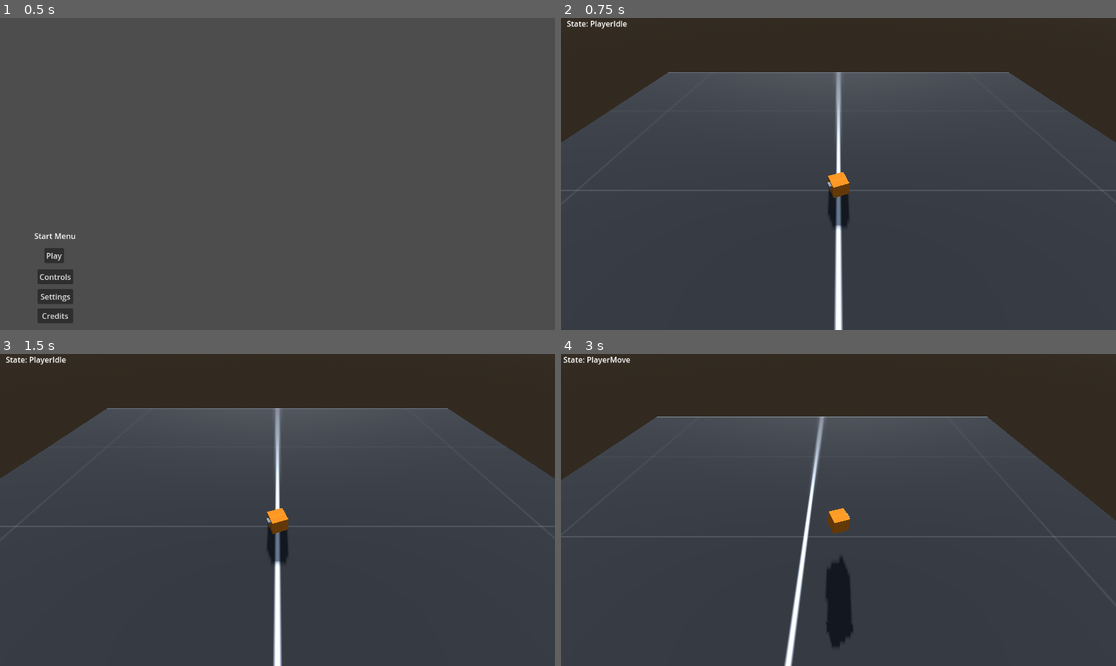
Above: before the commit, frames 1-4 (two rows, left to right).
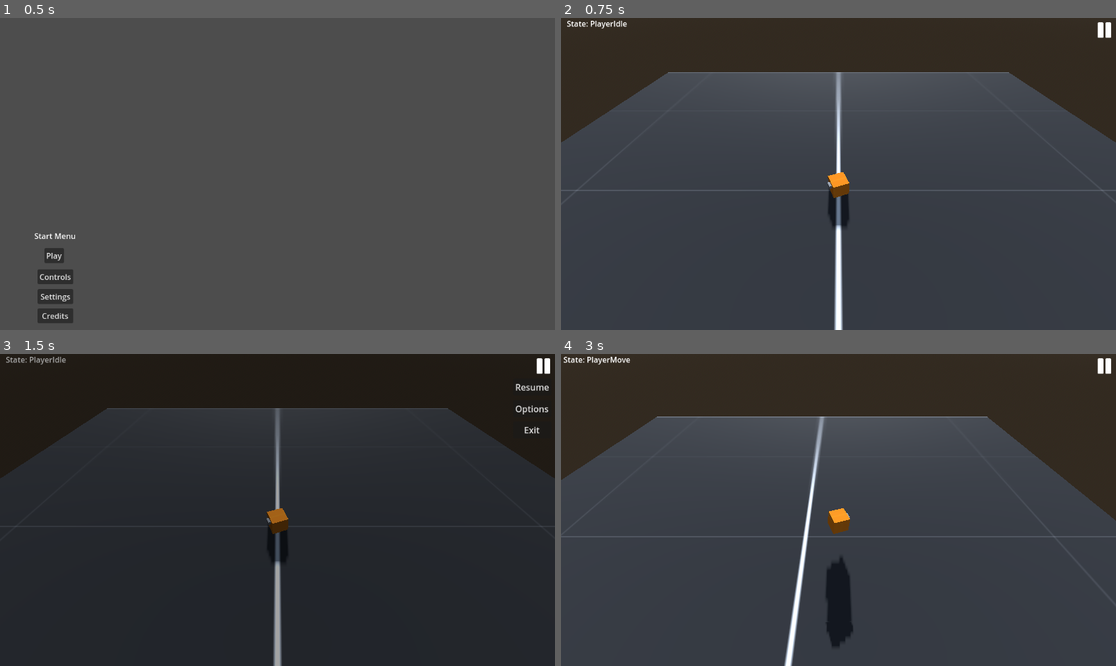
Above: after the commit, the same moments.

Repository: anqilique/2024-GameDev-Internal-Public
Game: Godot game, scene res://scenes/start_menu.tscn
Same seed, same stepped clock (60 frames per second), same inputs: the game is played once before the commit and once after it.
Inputs (mouse positions are in pixels of both pictures, inside the frame that each line leads up to):
- Up to frame 1 (0.5 s): no input
- Up to frame 2 (0.75 s): click "Play" at 0.5 s
- Up to frame 3 (1.5 s): click (543, 366) at 1.27 s
- Up to frame 4 (3 s): click (1093, 388) at 2 s, where only the run after the commit has a clickable "Resume"; tap Enter (ui_accept) at 2.75 s; move the mouse to (960, 494) at 2.77 s; hold Right (ui_right) from 2.78 s (still down)

Frame 1 is identical in both runs. In frame 2, 0.1% of the frame differs, in the area x 96-100%, y 1-7%; in frame 3, 62%, in the area x 0-100%, y 0-100%; in frame 4, 0.1%.

Commit message:
Pause Menu
Created the in-game pause menu.

Diff:
--- /dev/null
+++ b/scenes/layer_ui.tscn
@@ -0,0 +1,7 @@
+[gd_scene load_steps=2 format=3 uid="uid://dj6ga5g6jywsx"]
+
+[ext_resource type="PackedScene" uid="uid://drnnxrowmy8qp" path="res://scenes/pause_menu.tscn" id="1_yowio"]
+
+[node name="LayerUI" type="CanvasLayer"]
+
+[node name="PauseMenu" parent="." instance=ExtResource("1_yowio")]
--- a/scenes/main.tscn
+++ b/scenes/main.tscn
@@ -1,7 +1,8 @@
-[gd_scene load_steps=3 format=3 uid="uid://0k5brkemduba"]
+[gd_scene load_steps=4 format=3 uid="uid://0k5brkemduba"]
 
 [ext_resource type="PackedScene" uid="uid://clyq3u2h0solb" path="res://scenes/environment.tscn" id="1_uuast"]
 [ext_resource type="PackedScene" uid="uid://g4cgcehjl82k" path="res://scenes/player.tscn" id="2_b511t"]
+[ext_resource type="PackedScene" uid="uid://dj6ga5g6jywsx" path="res://scenes/layer_ui.tscn" id="3_wax13"]
 
 [node name="Main" type="Node3D"]
 
@@ -10,3 +11,5 @@
 
 [node name="Player" parent="." instance=ExtResource("2_b511t")]
 transform = Transform3D(-1, 0, -8.74228e-08, 0, 1, 0, 8.74228e-08, 0, -1, 0, 0.5, 0)
+
+[node name="LayerUI" parent="." instance=ExtResource("3_wax13")]
--- /dev/null
+++ b/scenes/pause_menu.tscn
@@ -0,0 +1,99 @@
+[gd_scene load_steps=7 format=3 uid="uid://drnnxrowmy8qp"]
+
+[ext_resource type="Script" path="res://scripts/pause_menu.gd" id="1_5dvra"]
+[ext_resource type="Texture2D" uid="uid://bbn85d5rmmavq" path="res://assets/pause.png" id="1_o60lo"]
+
+[sub_resource type="InputEventKey" id="InputEventKey_886wt"]
+device = -1
+keycode = 80
+unicode = 112
+
+[sub_resource type="Shortcut" id="Shortcut_b3o0x"]
+events = [SubResource("InputEventKey_886wt")]
+
+[sub_resource type="InputEventKey" id="InputEventKey_m22kv"]
+device = -1
+keycode = 80
+unicode = 112
+
+[sub_resource type="Shortcut" id="Shortcut_jmluo"]
+events = [SubResource("InputEventKey_m22kv")]
+
+[node name="PauseMenu" type="Control"]
+process_mode = 3
+layout_mode = 3
+anchors_preset = 15
+anchor_right = 1.0
+anchor_bottom = 1.0
+offset_left = 1055.0
+offset_bottom = -444.0
+grow_horizontal = 2
+grow_vertical = 2
+script = ExtResource("1_5dvra")
+
+[node name="PauseButton" type="TextureButton" parent="."]
+layout_mode = 1
+anchors_preset = 1
+anchor_left = 1.0
+anchor_right = 1.0
+offset_left = -49.0
+offset_top = 1.0
+offset_right = 1.0
+offset_bottom = 51.0
+grow_horizontal = 0
+shortcut = SubResource("Shortcut_b3o0x")
+shortcut_in_tooltip = false
+texture_normal = ExtResource("1_o60lo")
+
+[node name="WhenPaused" type="Control" parent="."]
+layout_mode = 1
+anchor_left = -10.802
+anchor_right = 1.0
+anchor_bottom = 3.143
+offset_left = -8.20605
+offset_bottom = 6.828
+grow_horizontal = 2
+grow_vertical = 2
+
+[node name="ColorRect" type="ColorRect" parent="WhenPaused"]
+layout_mode = 1
+anchors_preset = 15
+anchor_right = 1.0
+anchor_bottom = 1.0
+grow_horizontal = 2
+grow_vertical = 2
+color = Color(0, 0, 0, 0.360784)
+
+[node name="ResumeButton" type="Button" parent="WhenPaused"]
+layout_mode = 0
+offset_left = 1066.0
+offset_top = 51.0
+offset_right = 1136.0
+offset_bottom = 82.0
+scale = Vector2(1.13437, 1.13437)
+shortcut = SubResource("Shortcut_jmluo")
+shortcut_in_tooltip = false
+text = "Resume"
+
+[node name="OptionsButton" type="Button" parent="WhenPaused"]
+layout_mode = 0
+offset_left = 1066.0
+offset_top = 96.0
+offset_right = 1136.0
+offset_bottom = 127.0
+scale = Vector2(1.13437, 1.13437)
+text = "Options"
+
+[node name="Exit" type="Button" parent="WhenPaused"]
+layout_mode = 0
+offset_left = 1066.0
+offset_top = 140.0
+offset_right = 1136.0
+offset_bottom = 171.0
+scale = Vector2(1.13437, 1.13437)
+text = "Exit"
+
+[connection signal="pressed" from="PauseButton" to="." method="_on_pause_button_pressed"]
+[connection signal="pressed" from="WhenPaused/ResumeButton" to="." method="_on_resume_button_pressed"]
+[connection signal="pressed" from="WhenPaused/OptionsButton" to="." method="_on_options_button_pressed"]
+[connection signal="pressed" from="WhenPaused/Exit" to="." method="_on_exit_pressed"]
--- a/scenes/player.tscn
+++ b/scenes/player.tscn
@@ -52,14 +52,14 @@
 [node name="PlayerJump" type="Node" parent="StateMachine"]
 script = ExtResource("6_xqyd6")
 
+[node name="HealthComponent" type="Node" parent="."]
+script = ExtResource("7_v6ldb")
+
+[node name="HitboxComponent" type="Node" parent="."]
+script = ExtResource("8_iupyn")
+
 [node name="StateLabel" type="Label" parent="."]
 offset_right = 150.0
 offset_bottom = 30.0
 text = "State: PlayerIdle"
 horizontal_alignment = 1
-
-[node name="HealthComponent" type="Node" parent="."]
-script = ExtResource("7_v6ldb")
-
-[node name="HitboxComponent" type="Node" parent="."]
-script = ExtResource("8_iupyn")
--- /dev/null
+++ b/scripts/pause_menu.gd
@@ -0,0 +1,29 @@
+extends Control
+
+# Called when the node enters the scene tree for the first time.
+func _ready():
+	$WhenPaused.hide()
+	$WhenPaused/ColorRect.z_index = -1
+
+func switch_to_pause(pause_game):
+	if pause_game:
+		$WhenPaused.show()
+		get_tree().paused = true
+	else:
+		$WhenPaused.hide()
+		get_tree().paused = false
+
+func _on_pause_button_pressed():
+	if $WhenPaused.is_visible():
+		switch_to_pause(false)
+	else:
+		switch_to_pause(true)
+
+func _on_resume_button_pressed():
+	switch_to_pause(false)
+
+func _on_options_button_pressed():
+	print("Bring up options menu!")
+
+func _on_exit_pressed():
+	get_tree().change_scene_to_file("res://scenes/start_menu.tscn")
Binary file added: assets/pause.png
Not shown, added: assets/pause.png.import
